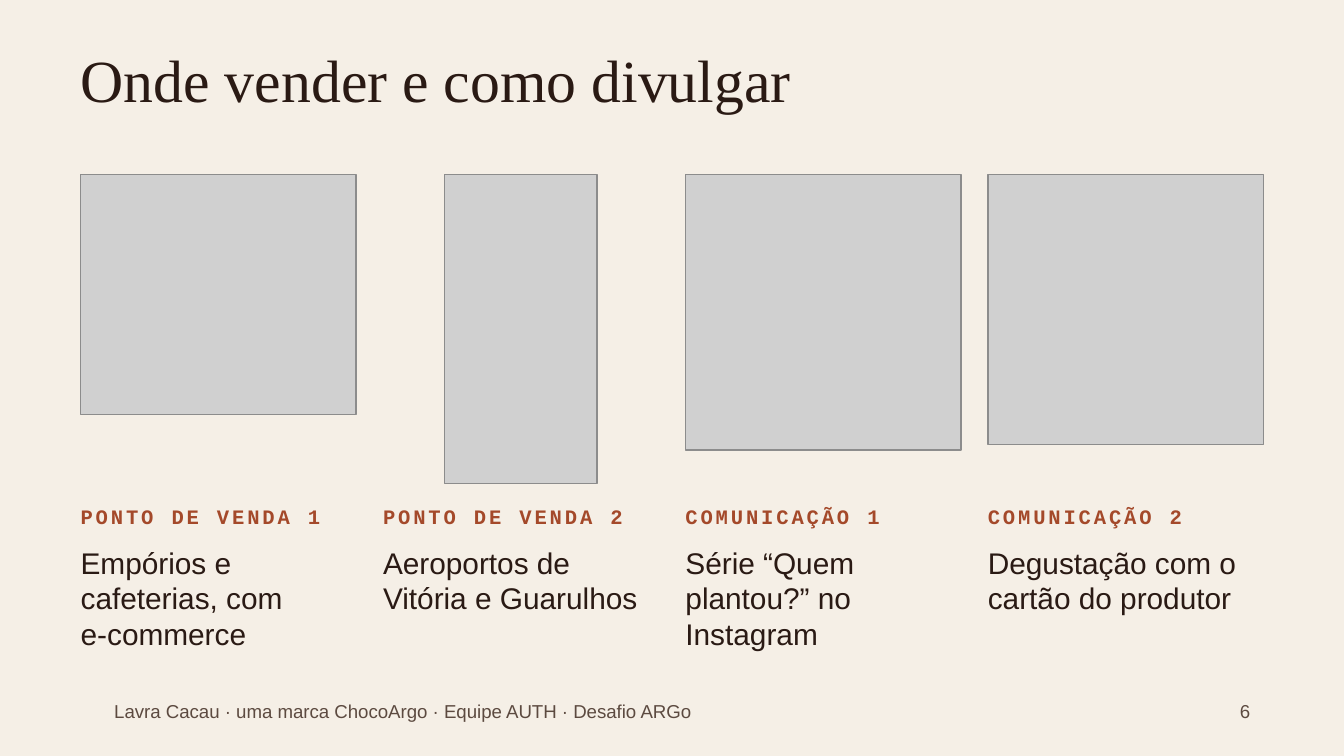
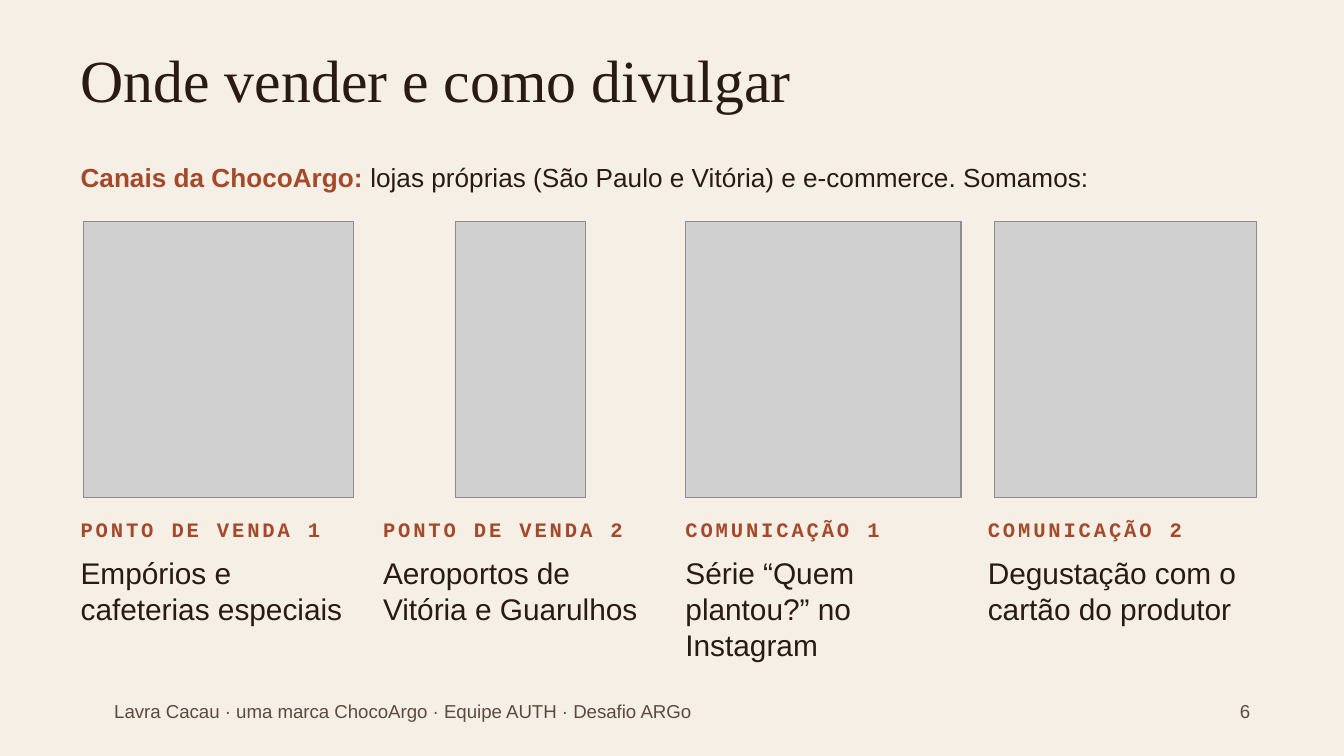
Before and after one commit to Equipe-Auth/auth-portfolio, a slide deck: slide 6 of lavra/Lavra-Cacau-Apresentacao-AUTH.pptx. Drawn at 1344x756 pixels with LibreOffice and Linux fonts; fonts in the diff are those of the drawing; grey boxes stand for pictures; background and template pictures are left out. Boxes give left, top, right and bottom in pixels: in the first picture for what was removed or moved away, otherwise in the second. Text is boxed around its words. In the diff, an @@ line names an element or a change of style, - is before the commit and + after.

```diff
--- a/lavra/Lavra-Cacau-Apresentacao-AUTH.pptx
+++ b/lavra/Lavra-Cacau-Apresentacao-AUTH.pptx
@@ text added at <box>81,167,1088,193</box>, 14 pt, text #2A1A14 @@
+Canais da ChocoArgo: lojas próprias (São Paulo e Vitória) e e-commerce. Somamos:
@@ picture: place and size @@
-picture at <box>81,175,356,414</box>
+picture at <box>83,222,353,497</box>
@@ picture: place and size @@
-picture at <box>445,175,598,484</box>
+picture at <box>456,222,586,497</box>
@@ picture: place and size @@
-picture at <box>685,175,961,450</box>
+picture at <box>685,222,961,497</box>
@@ picture: place and size @@
-picture at <box>988,175,1263,445</box>
+picture at <box>995,222,1257,497</box>
@@ 4 texts: place and size @@
-4 texts at <box>81,509,1182,529</box>
+4 texts at <box>81,523,1182,542</box>
@@ text at <box>81,562,342,626</box>: text changed @@
-Empórios e cafeterias, com e‑commerce
+Empórios e cafeterias especiais
@@ text "Aeroportos de Vitória e Guarulhos": place and size @@
-text "Aeroportos de Vitória e Guarulhos" at <box>383,552,637,610</box>
+text "Aeroportos de Vitória e Guarulhos" at <box>383,562,637,621</box>
@@ text "Série “Quem plantou?” no Instagram": place and size @@
-text "Série “Quem plantou?” no Instagram" at <box>685,552,854,651</box>
+text "Série “Quem plantou?” no Instagram" at <box>685,562,854,661</box>
@@ text "Degustação com o cartão do ...": place and size @@
-text "Degustação com o cartão do ..." at <box>988,552,1236,615</box>
+text "Degustação com o cartão do ..." at <box>988,562,1236,626</box>
```
Also in this commit, not shown: 5 other slides changed, 2 other files.
